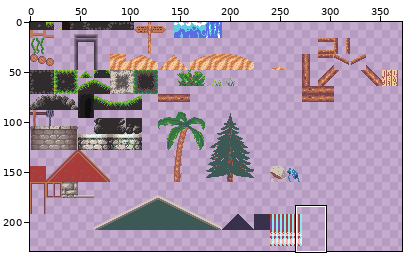
File history of a sprite sheet, resources/textures/OverworldTileset.png. Above, an overview of the earlier version with the close-up marked.
Close-up. Before:
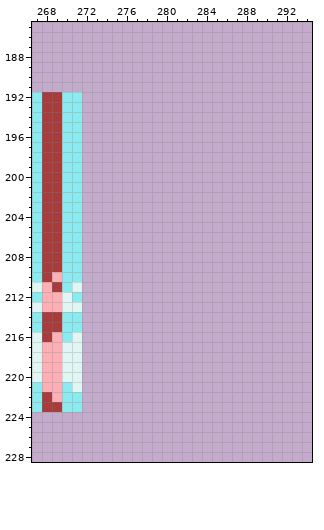
The file is 512x512 pixels. Colours within 5 levels of each other are drawn and written as one. Shown: x 267..294, y 185..228. The wide view leaves out empty margins.
The result:
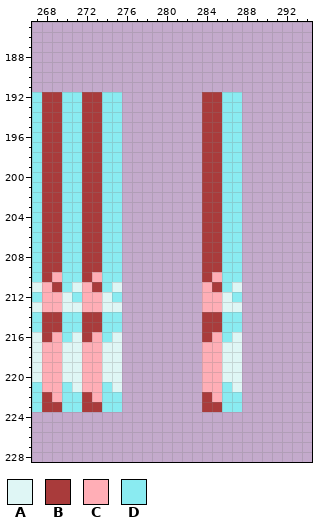
Palette (. is transparent): A #dff6f5  B #a93b3b  C #ffaeb6  D #8aebf1
The edit:
The author put colour A in row 211 at x 275 and 287; in row 212 at x 274 and 286; in row 213 at x 274 to 275 and 286 to 287; in row 216 at x 275 and 287; in rows 217 to 220 at x 274 to 275 and 286 to 287; in row 221 at x 275 and 287.
The author put colour B in rows 192 to 209 at x 272 to 273 and 284 to 285; in row 210 at x 272 and 284; in row 211 at x 273 and 285; in rows 214 to 215 at x 272 to 273 and 284 to 285; in row 216 at x 272 and 284; in row 222 at x 272 and 284.
The author put colour B in row 223 at x 272 to 273 and 284 to 285.
The author put colour C in row 210 at x 273 and 285; in row 211 at x 272 and 284; in rows 212 to 213 at x 272 to 273 and 284 to 285; in row 216 at x 273 and 285; in rows 217 to 221 at x 272 to 273 and 284 to 285; in row 222 at x 273 and 285.
The author put colour D in rows 192 to 210 at x 274 to 275 and 286 to 287; in row 211 at x 274 and 286; in row 212 at x 275 and 287; in rows 214 to 215 at x 274 to 275 and 286 to 287; in row 216 at x 274 and 286; in row 221 at x 274 and 286.
The author put colour D in rows 222 to 223 at x 274 to 275 and 286 to 287.
Pixel boxes of the changes (left, top, right, bottom) in both close-ups:
added: (82, 92, 122, 412)
added: (202, 92, 242, 412)
